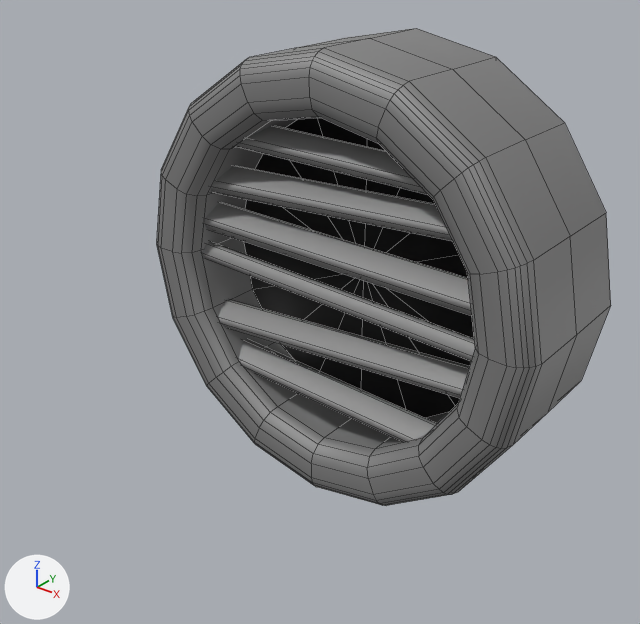
An edit to the FBX model Assets/Art/Mesh/Static/Buildings/SM_Ventilation_01.fbx, drawn before and after from the same camera.
One viewpoint serves both versions: a 50 mm camera at (2.42, -3.78, 2.91) aimed at (0.05, -0.82, 1.08). Lighting does not change. The marker at lower left points along +X, +Y and +Z. Mesh edges are drawn as thin lines. Where no turn or scale is listed for an object, it has been applied to the vertices.

In view in the first picture: 'SM_Vent_01'.
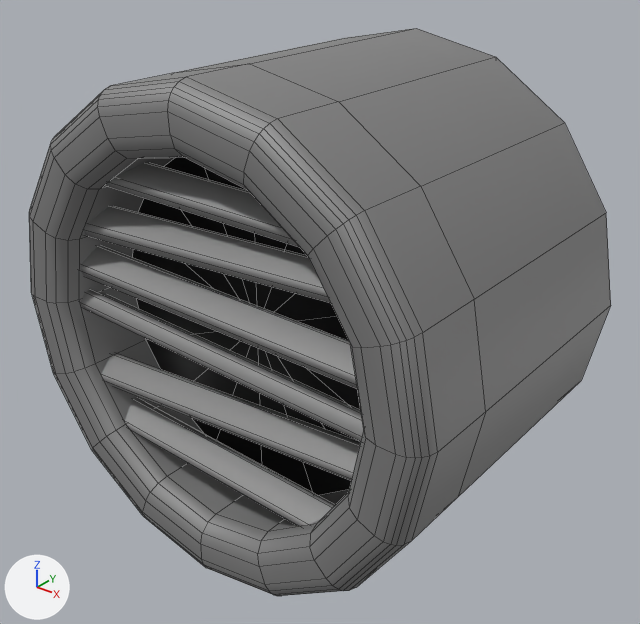
What differs and where, as boxes (x1, y1, x2, y2) in the pictures (640 x 624 px; the box of a moved part takes in the faces that stretch with it):
'SM_Vent_01', reshaped (28% wider, 19% taller): before (157, 28, 611, 506); after (29, 28, 611, 596)
part 1 of me_cylinder_004, moved or reshaped: before (202, 241, 475, 362); after (81, 289, 364, 442)
part 2 of me_cylinder_004, moved or reshaped: before (204, 202, 472, 316); after (80, 246, 357, 389)
part 3 of me_cylinder_004, moved or reshaped: before (218, 300, 469, 398); after (102, 353, 360, 481)
part 4 of me_cylinder_004, moved or reshaped: before (236, 125, 428, 195); after (106, 162, 299, 247)
part 5 of me_cylinder_004, moved or reshaped: before (211, 166, 452, 241); after (84, 206, 331, 303)
part 6 of me_cylinder_004, moved or reshaped: before (239, 340, 437, 442); after (125, 398, 335, 527)
part 7 of me_cylinder_004, moved or reshaped: before (157, 28, 415, 253); after (29, 28, 415, 303)
part 8 of me_cylinder_004, moved or reshaped: before (157, 238, 351, 484); after (32, 287, 243, 567)
part 9 of me_cylinder_004, moved or reshaped: before (309, 28, 611, 368); after (168, 28, 611, 458)
part 10 of me_cylinder_004, moved or reshaped: before (311, 307, 610, 506); after (201, 307, 610, 596)
part 11 of me_cylinder_004, moved or reshaped: before (244, 118, 474, 418); after (133, 157, 360, 495)

Diff of the bpy script that builds the scene:
```diff
--- a/Assets/Art/Mesh/Static/Buildings/SM_Ventilation_01.fbx.py
+++ b/Assets/Art/Mesh/Static/Buildings/SM_Ventilation_01.fbx.py
@@ me_cylinder_004 @@
 # used by ob_sm_vent_01; location = (0.0, 0.0, 0.0)
-me_cylinder_004.from_pydata(...)  # 353 vertices, 320 faces; spans x -1.14..1.14, y -0.84..0.0, z 0.0..2.28
+me_cylinder_004.from_pydata(...)  # 353 vertices, 320 faces; spans x -1.14..1.14, y -1.64..0.0, z 0.0..2.28
+# me_cylinder_004 part 1: the loose piece of 16 vertices spanning x -0.94..0.92, y -0.73..-0.56, z 0.97..1.18 is moved by (0.0, -0.8, 0.0)
+# me_cylinder_004 part 2: the loose piece of 16 vertices spanning x -0.87..0.94, y -0.73..-0.57, z 1.23..1.39 is moved by (0.0, -0.8, 0.0)
+# me_cylinder_004 part 3: the loose piece of 16 vertices spanning x -0.91..0.94, y -0.73..-0.57, z 0.69..0.95 is moved by (0.0, -0.8, 0.0)
+# me_cylinder_004 part 4: the loose piece of 16 vertices spanning x -0.67..0.69, y -0.73..-0.57, z 1.72..1.86 is moved by (0.0, -0.8, 0.0)
+# me_cylinder_004 part 5: the loose piece of 16 vertices spanning x -0.81..0.81, y -0.73..-0.56, z 1.46..1.67 is moved by (0.0, -0.8, 0.0)
+# me_cylinder_004 part 6: the loose piece of 16 vertices spanning x -0.85..0.86, y -0.73..-0.57, z 0.43..0.63 is moved by (0.0, -0.8, 0.0)
+# me_cylinder_004 part 7: 60 of the vertices in x -1.14..0.0, y -0.84..-0.4, z 1.14..2.28 are moved by (0.0, -0.8, 0.0)
+# me_cylinder_004 part 8: 48 of the vertices in x -1.05..0.0, y -0.84..-0.4, z 0.0..0.82 are moved by (0.0, -0.8, 0.0)
+# me_cylinder_004 part 9: 48 of the vertices in x 0.32..1.14, y -0.84..-0.4, z 1.14..2.19 are moved by (0.0, -0.8, 0.0)
+# me_cylinder_004 part 10: 36 of the vertices in x 0.32..1.05, y -0.84..-0.4, z 0.09..0.82 are moved by (0.0, -0.8, 0.0)
+# me_cylinder_004 part 11: 1 of the vertices in x 0.0, y -0.41, z 1.14 are moved by (0.0, -0.8, 0.0)
 me_cylinder_004.materials.append(mat_m_vent_01)
```
